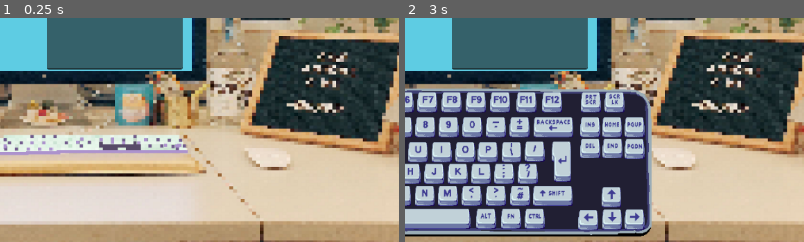
Above: before the commit, frames 1-2 (left to right).
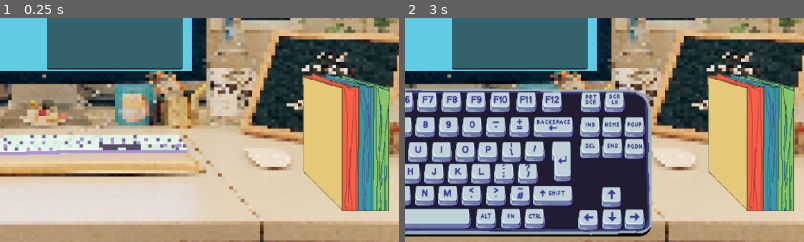
Above: after the commit, the same moments.

Repository: Omar-B-Maldonado/Cubicle-Chaos
Game: Godot game, scene res://Scenes/game.tscn
Same seed, same stepped clock (60 frames per second), same inputs: the game is played once before the commit and once after it.
Inputs (mouse positions are % of the whole screen's width and height, from its top left):
- Up to frame 1 (0.25 s): no input
- Up to frame 2 (3 s): click (56, 48) at 0.52 s; type "12" at 0.6 s; click "Send" at 1.25 s; tap Enter at 2 s; drag from (8, 66) to (47, 46) at 2.02 s; tap Space at 2.75 s; drag from (49, 78) to (8, 66) at 2.77 s
The pictures show only the part of the screen within x 42-92%, y 50-100%; the shares and areas given below are measured in that part.

The runs differ from the first frame. In frame 1, 12% of the frame differs, in the area x 75-98%, y 24-87%; in frame 2, 12%.

Commit message:
Updated game and worker scene
Changed worker sprite and readded document scene to the game

Diff:
--- a/project/Scenes/game.tscn
+++ b/project/Scenes/game.tscn
@@ -7,16 +7,23 @@
 [ext_resource type="PackedScene" uid="uid://dxphk0gh4y332" path="res://Scenes/Keyboard.tscn" id="4_ibdtb"]
 [ext_resource type="PackedScene" uid="uid://bipstddw3iioq" path="res://Scenes/computer.tscn" id="5_2qwyh"]
 [ext_resource type="PackedScene" uid="uid://ovo8qhgrljpw" path="res://Scenes/coworkers.tscn" id="7_scpmf"]
+[ext_resource type="PackedScene" uid="uid://dk4dyy4qpy0wr" path="res://Scenes/document.tscn" id="8_f6c02"]
 [ext_resource type="PackedScene" path="res://Scenes/keyboard_static.tscn" id="8_v6ayf"]
 [ext_resource type="Texture2D" uid="uid://ceu7mtsr5qwbi" path="res://Images/background_top.png" id="10_f7r2y"]
 
 [node name="Game" type="Node2D"]
 
 [node name="Background" type="Sprite2D" parent="."]
-z_index = -1000
+z_index = -1
 position = Vector2(2, 99)
 scale = Vector2(1.00156, 1)
 texture = ExtResource("1_44csg")
+
+[node name="BackgroundTop" type="Sprite2D" parent="."]
+z_index = -3
+position = Vector2(3, -260.25)
+scale = Vector2(1, 1.00239)
+texture = ExtResource("10_f7r2y")
 
 [node name="GameManager" type="Node" parent="."]
 unique_name_in_owner = true
@@ -72,12 +79,10 @@
 
 [node name="Coworkers" parent="." instance=ExtResource("7_scpmf")]
 z_index = -1
-position = Vector2(-184, -142)
+position = Vector2(412, -174)
 
-[node name="BackgroundTop" type="Sprite2D" parent="."]
-position = Vector2(3, -260.25)
-scale = Vector2(1, 1.00239)
-texture = ExtResource("10_f7r2y")
+[node name="Document" parent="." instance=ExtResource("8_f6c02")]
+position = Vector2(453, 192)
 
 [connection signal="tree_exited" from="GameManager/Score" to="GameManager" method="_on_score_tree_exited"]
 [connection signal="timeout" from="GameManager/PopupTimer" to="GameManager" method="_on_popup_timer_timeout"]
--- a/project/Scenes/worker.tscn
+++ b/project/Scenes/worker.tscn
@@ -1,7 +1,7 @@
 [gd_scene load_steps=4 format=3 uid="uid://br82nmhyaw4yq"]
 
 [ext_resource type="Script" path="res://Scripts/worker.gd" id="1_wd0fc"]
-[ext_resource type="Texture2D" uid="uid://cg2by2cmnihn5" path="res://Images/worker.png" id="2_a4l7b"]
+[ext_resource type="Texture2D" uid="uid://ly304660g6y8" path="res://Images/pixellated_office_worker.png" id="2_xcqnq"]
 
 [sub_resource type="RectangleShape2D" id="RectangleShape2D_embjc"]
 size = Vector2(60.25, 115)
@@ -20,7 +20,7 @@
 
 [node name="WorkerSprite" type="Sprite2D" parent="WorkerArea/WorkerShape"]
 scale = Vector2(0.149071, 0.149071)
-texture = ExtResource("2_a4l7b")
+texture = ExtResource("2_xcqnq")
 
 [node name="Label" type="Label" parent="WorkerArea"]
 offset_left = -74.0
Binary file added: project/Images/pixellated_office_worker.png
Not shown, added: project/Images/pixellated_office_worker.png.import
Not shown: 1 places in project/Scenes/game.tscn that only renumber resources
